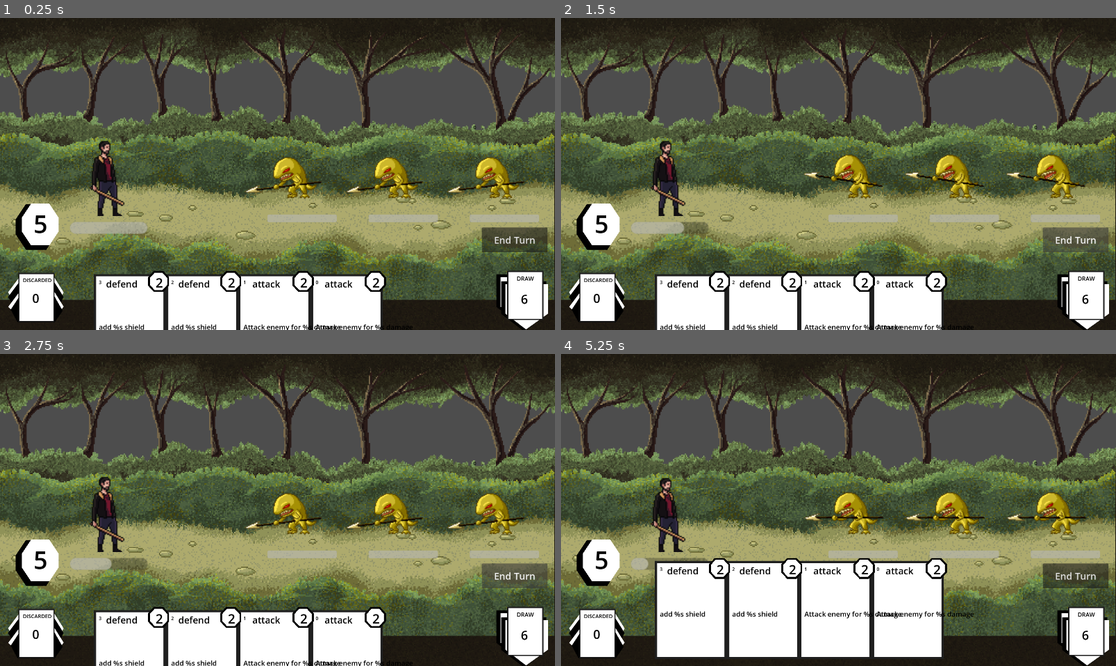
Above: before the commit, frames 1-4 (two rows, left to right).
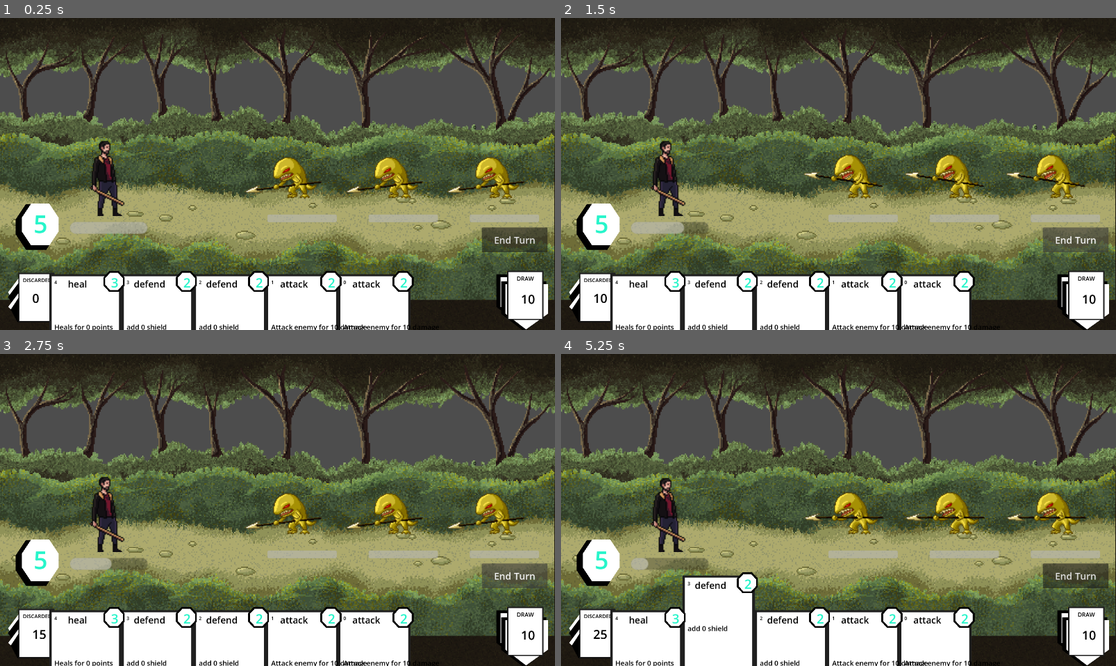
Above: after the commit, the same moments.

Repository: Leosten/card-game
Game: Godot game, scene res://main.tscn
Two runs of this game, one before a commit and one after it. Both use one fixed random seed, a clock stepped at 60 frames per second and the inputs below.
Inputs (mouse positions are in pixels of both pictures, inside the frame that each line leads up to):
- Up to frame 1 (0.25 s): no input
- Up to frame 2 (1.5 s): click "End Turn" at 0.5 s; click "End Turn" at 1.25 s
- Up to frame 3 (2.75 s): click "End Turn" at 2 s
- Up to frame 4 (5.25 s): tap Enter at 2.75 s; move the mouse to (910, 656) at 2.77 s; click (910, 656) at 2.92 s; tap Space at 3.5 s; move the mouse to (838, 656) at 3.52 s; click (838, 656) at 3.67 s; move the mouse to (766, 656) at 4.27 s; click (766, 656) at 4.42 s; move the mouse to (694, 656) at 5.02 s; click (694, 656) at 5.17 s

The runs differ from the first frame. In frame 1, 5.1% of the frame differs, in the area x 6-97%, y 63-100%; in frame 2, 5.1%; in frame 3, 5.1%; in frame 4, 13%, in the area x 5-97%, y 63-100%.

Commit message:
working state, turns, discards, new turn, enemy death, animations todo

Diff:
--- a/Manager/action_manager.gd
+++ b/Manager/action_manager.gd
@@ -5,6 +5,10 @@
 
 func _ready() -> void:
 	pass
+
+func cost_card_mana(battle_state: Dictionary, card_cost) -> Dictionary:
+	battle_state["player_stats"].current_mana -= card_cost
+	return battle_state
 
 func use_card_on_enemy(
 	card : CardData,
@@ -15,6 +19,9 @@
 		print("ERROR : target not allowed")
 		return battle_state
 	print("card used on monster %s" % str(enemy_position))
+
+	battle_state = cost_card_mana(battle_state, card.cost)
+
 	return card.use(battle_state, enemy_position)
 
 func enemy_cycle(battle_state, enemy: MonsterData) -> Dictionary:
@@ -31,15 +38,3 @@
 	player_stats : PlayerStats
 	):
 		pass
-
-func effect_enemy_by_action(action, enemy: MonsterData, value):
-	pass
-
-func damage(enemy, value):
-	if (enemy.shield > 0):
-		pass
-
-func shield_damage():
-	pass
-func heal():
-	pass
--- a/Manager/character_manager.gd
+++ b/Manager/character_manager.gd
@@ -31,5 +31,6 @@
 			player_stats.char_id = char_id
 			player_stats.health = 90
 			player_stats.max_health = 90
-			player_stats.mana = 5
+			player_stats.current_mana = 5
+			player_stats.max_mana = 5
 			return player_stats
--- a/Manager/game_manager.gd
+++ b/Manager/game_manager.gd
@@ -36,7 +36,7 @@
 	battle_state["player_deck"] = card_manager.get_starting_deck(char_id)
 	battle_state["player_stats"] = character_manager._get_starting_stats(char_id)
 
-func get_player_deck() :
+func get_player_deck() -> Array[CardData]:
 	return battle_state['player_deck']
 
 func get_character_scene() :
--- a/Resources/Cards/card_data.gd
+++ b/Resources/Cards/card_data.gd
@@ -4,7 +4,7 @@
 
 @export var id = 0
 @export var character_deck = 0
-@export var card_hand_position = 0
+@export var hand_position = 0
 @export var name := ""
 @export var damage := 0
 @export var damage_modifier := 0
--- a/Resources/Characters/player_stats.gd
+++ b/Resources/Characters/player_stats.gd
@@ -5,7 +5,9 @@
 @export var health : int = 0
 @export var max_health : int = 0
 @export var shield : int = 0
-@export var mana : int = 5
+@export var current_mana : int = 5
+@export var max_mana : int = 5
+@export var draw_value : int = 5
 @export var level_progression: int = 0
 @export var stage_progression: int = 0
 @export var char_id = 0
--- a/Utils/card_utils.gd
+++ b/Utils/card_utils.gd
@@ -3,3 +3,40 @@
 
 enum targets {ALLY = 0, ENEMY = 0, ALL_ENEMIES = 0}
 enum action_type {DAMAGE = 0, SHIELD_DAMAGE = 0, HEAL = 0, SHIELD = 0, STATUS = 0}
+
+static func hover_animation(card: Card) -> void:
+	if card.active_tween:
+		card.active_tween.kill()
+	card.active_tween = card.create_tween().set_trans(Tween.TRANS_LINEAR)
+	card.active_tween.tween_property(
+		card, "position",
+		Vector2(card.base_position.x, card.base_position.y - card.hover_size),
+		0.2
+	).set_ease(Tween.EASE_IN)
+
+static func hover_back_animation(card: Card) -> void:
+	if card.active_tween:
+		card.active_tween.kill()
+	card.active_tween = card.create_tween().set_trans(Tween.TRANS_LINEAR)
+	card.active_tween.tween_property(
+		card, "position",
+		card.base_position,
+		0.2
+	).set_ease(Tween.EASE_OUT)
+
+static func reposition_animation(card: Card, new_position : Vector2) -> void:
+	if card.active_tween:
+		card.active_tween.kill()
+	card.active_tween = card.create_tween().set_trans(Tween.TRANS_LINEAR)
+	card.active_tween.tween_property(
+		card, "position",
+		new_position,
+		0.2
+	).set_ease(Tween.EASE_IN)
+
+static func find_card_by_position(
+	player_hand : Array[CardData],
+	card_position):
+	for card in player_hand:
+		if card.hand_position == card_position:
+			return card
--- /dev/null
+++ b/Utils/character_utils.gd
@@ -0,0 +1,15 @@
+class_name CharacterUtils
+
+extends Node
+
+static func get_current_mana(battle_state) -> int:
+	return battle_state["player_stats"].current_mana
+
+static func reduce_current_mana(battle_state, cost) -> Dictionary:
+	var new_mana = get_current_mana(battle_state) - cost
+	battle_state["player_stats"].current_mana = new_mana
+	return battle_state
+
+static func replenish_mana(battle_state) -> Dictionary:
+	battle_state["player_stats"].current_mana = battle_state["player_stats"].max_mana
+	return battle_state
--- a/View/Cards/card.gd
+++ b/View/Cards/card.gd
@@ -2,64 +2,55 @@
 extends Area2D
 
 signal clicked(card_data: CardData)
-
-@export var cardHandPosition : int
+signal hovered(card_data: CardData)
+signal hovered_out(card_data: CardData)
+@export var hand_position : int
 @export var card_data : CardData
 
-var hover_size : int = 170
-var hovered : bool = false
-var anim = false
+var hover_size : int = 120
+var hovering : bool = false
 var selected : bool = false
+var base_position: Vector2
+var active_tween: Tween
 
 func _ready() -> void:
 	pass
 
-func init_card(cardHandPos, card_d) -> void:
-	$CardVisual/CardPosLabel.text = cardHandPos
+func init_card(hand_position, card_d : CardData, hud_position : Vector2) -> void:
+	position = hud_position
+	base_position = position
+	z_index = hand_position + 1
+	update(card_d)
+	#card_data = card_d
+
+func update(card_d : CardData):
+	hand_position = card_d.hand_position
+	$CardVisual/CardPosLabel.text = str(hand_position)
 	$CardVisual/CardName.text = card_d.name
-	$CardVisual/CardDescription.text = card_d.description
+	$CardVisual/CardDescription.text = card_d.description % card_d.damage
 	$CardVisual/CostLabel.text = str(card_d.cost)
 	card_data = card_d
+
+func update_cost_label(current_mana):
+	var color = Color(0.0, 0.0, 0.0, 1.0)
+	if current_mana > card_data.cost :
+		color = Color(0.149, 0.959, 0.792, 1.0)
+	$CardVisual/CostLabel.label_settings.font_color = color
 
 func _process(delta: float) -> void:
 	pass
 
 func _on_mouse_entered() -> void:
-	if (hovered == true):
-		return
-	anim = true
-	hovering()
-	var tween = get_tree().create_tween().bind_node(self).set_trans(Tween.TRANS_LINEAR)
-	tween.tween_property(self, "position", Vector2(self.position.x, self.position.y - hover_size), 0.2).set_ease(Tween.EASE_IN)
-	tween.tween_callback(Callable(self, "anim_complete"))
-	tween.tween_callback(Callable(self, "hovering"))
+	hovered.emit(self)
 
 func _on_mouse_exited() -> void:
-	if (anim == true || hovered == false || selected == true) :
-		return
-	anim = true
-
-	var tween = get_tree().create_tween().bind_node(self).set_trans(Tween.TRANS_ELASTIC)
-	tween.tween_property(
-		self, "position",
-		Vector2(self.position.x, self.position.y + hover_size), 0.5)
-	tween.tween_callback(Callable(self, "anim_complete"))
-	tween.tween_callback(Callable(self, "hovering_off"))
+	hovered_out.emit(self)
 
 func animation_left() -> void:
 	$AnimationPlayer.play("card_stack_left")
-
-func hovering():
-	hovered = true
-
-func hovering_off():
-	hovered = false
-
-func anim_complete():
-	anim = false
 
 func _on_input_event(viewport: Node, event: InputEvent, shape_idx: int) -> void:
 	if event is InputEventMouseButton \
 		and event.button_index == MOUSE_BUTTON_LEFT \
 		and event.pressed:
-		clicked.emit(card_data)
+		clicked.emit(hand_position)
--- a/View/Cards/card_hud.gd
+++ b/View/Cards/card_hud.gd
@@ -2,26 +2,32 @@
 
 signal card_clicked(card_data: CardData)
 
-@export var default_nb_of_cards := 4
 @export var bottom_margin := 0
 @export var left_margin = 250
 @export var margin_between_cards = 20
 @export var card_size = 250
 @export var max_nb_of_cards = 8
 
-var player_hand: Array[Card] = []
+var displayed_hand: Array[Card] = []
 var card_hand_position: Array[Area2D] = []
 var cards_stacked : bool = false
 var player_deck : Array[CardData] = []
+var hovered_card: Card = null
+
+var draw_value
+var draw_pile : Array[CardData] = []
+var discard_pile : Array[CardData] = []
+var player_hand : Array[CardData] = []
 
 func _ready() -> void:
+	draw_value = GameManager.battle_state["player_stats"].draw_value
 	init_player_deck()
 	init_card_position()
-	_spawn_starting_hand()
-	calculate_piles()
+	draw_cards(draw_value)
+	display_hand()
+	update_piles_count()
 
 func _process(_delta: float) -> void:
-	#check_cards_fit()
 	pass
 
 func init_card_position() -> void:
@@ -30,59 +36,116 @@
 	for card_pos_index in range(max_nb_of_cards):
 		var card_area = Area2D.new()
 		var card_position := Vector2(
-			(viewport_size.x - left_margin - (card_pos_index * card_size) + margin_between_cards) - (viewport_size.x / default_nb_of_cards) ,
+			(viewport_size.x - left_margin - (card_pos_index * card_size) + margin_between_cards) - (viewport_size.x / draw_value),
 			viewport_size.y - bottom_margin
 		)
 		card_area.position = card_position
 		card_hand_position.append(card_area)
 		print("card positions init")
-		#print(card_hand_position)
 
-func _spawn_starting_hand() -> void:
-	if default_nb_of_cards <= 0:
+func draw_cards(draw_value) -> void:
+	if draw_value <= 0:
 		return
 
 	for existing_card in player_hand:
 		existing_card.queue_free()
 	player_hand.clear()
 
-	for index in default_nb_of_cards:
-		var card = GameManager.card_manager.get_card_scene()
-		card.position = card_hand_position[index].position
-		card.z_index = index + 1
-		player_deck[index].card_hand_position = index
-		card.init_card(str(index), player_deck[index])
+	for index in draw_value:
+		var card_data = player_deck[index]
+		card_data.hand_position = index
+		player_hand.append(card_data)
+	print("hand cards ready")
+
+func display_hand() :
+	for existing_card in displayed_hand:
+		existing_card.queue_free()
+	displayed_hand.clear()
+
+	for card_data in player_hand:
+		var card : Card = GameManager.card_manager.get_card_scene()
+		card.init_card(card_data.hand_position, card_data, card_hand_position[card_data.hand_position].position)
+		card.hovered.connect(_on_card_hovered)
+		card.hovered_out.connect(_on_card_hovered_out)
 		card.clicked.connect(_on_card_clicked)
 		add_child(card)
-		player_deck[index].drawable = false
+		displayed_hand.append(card)
+	print("hand cards spawned")
 
-		player_hand.append(card)
+func discard_card(card_data: CardData):
+	player_hand.remove_at(card_data.hand_position)
+	displayed_hand[card_data.hand_position].queue_free()
+	displayed_hand.remove_at(card_data.hand_position)
+	var index = 0
+	for card_d in player_hand:
+		card_d.hand_position = index
+		index +=1
 
-func check_cards_fit() -> void:
-	if cards_stacked == true || player_hand.is_empty() :
-		return
-	var viewport_size := get_viewport_rect().size
+	var index_2 = 0
+	for displayed_card in displayed_hand:
+		displayed_card.hand_position = index_2
+		index_2 +=1
 
-	if player_hand[0] != null && player_hand[0].position.x <= viewport_size.x:
-		for card in player_hand:
-			card.animation_left()
-			cards_stacked = true
+	reposition_cards()
+	card_data.hand_position = 0
+	discard_pile.append(card_data)
+
+
+func discard_all():
+	for card in player_hand:
+		card.hand_position = 0
+		discard_pile.append(card)
+	player_hand.clear()
+
+	for card_scene in displayed_hand:
+		card_scene.queue_free()
+	displayed_hand.clear()
 
 func init_player_deck():
 	player_deck = GameManager.get_player_deck()
 	player_deck.shuffle()
+	draw_pile = player_deck
 
-func calculate_piles():
-	var discard_count = 0
-	var draw_count = 0
-	for card in GameManager.get_player_deck():
-		if card.drawable == true:
-			draw_count += 1
-		if card.discarded == true:
-			discard_count += 1
-	$DrawPile/DrawCount.text = str(draw_count)
-	$DiscardPile/DiscardCount.text = str(discard_count)
+func update_piles_count():
+	$DrawPile/DrawCount.text = str(draw_pile.size())
+	$DiscardPile/DiscardCount.text = str(discard_pile.size())
 
-func _on_card_clicked(card_data: CardData) -> void:
-	print("Clicked: ", card_data.name)
+func reposition_cards():
+	for card in displayed_hand:
+		var new_position = card_hand_position[card.hand_position].position
+		card.z_index = card.hand_position + 1
+		CardUtils.reposition_animation(card, new_position)
+		card.base_position = new_position
+
+func update_displayed_hand(battle_state : Dictionary):
+	for card : Card in displayed_hand:
+		card.update_cost_label(CharacterUtils.get_current_mana(battle_state))
+
+func new_turn():
+	draw_cards(draw_value)
+	display_hand()
+	update_piles_count()
+
+func _on_card_clicked(card_hand_position: int) -> void:
+	print("Clicked: ", card_hand_position)
+	var card_data = CardUtils.find_card_by_position(player_hand, card_hand_position)
 	card_clicked.emit(card_data)
+
+func _on_card_hovered(card: Card) -> void:
+	if hovered_card == card:
+		return
+	# push previous card back down
+	if hovered_card != null:
+		CardUtils.hover_back_animation(hovered_card)
+		hovered_card.hovering = false
+
+	hovered_card = card
+	CardUtils.hover_animation(card)
+	card.hovering = true
+
+func _on_card_hovered_out(card: Card) -> void:
+	if hovered_card != card:
+		return
+	CardUtils.hover_back_animation(card)
+	card.hovering = false
+	hovered_card = null
--- a/battle.gd
+++ b/battle.gd
@@ -22,10 +22,6 @@
 
 var card_clicked: CardData = null
 
-func _on_card_clicked(card_data: CardData) -> void:
-	card_clicked = card_data
-	print("Battle received: ", card_data.name)
-
 func _ready() -> void:
 	card_hand_hud.card_clicked.connect(_on_card_clicked)
 	#todo: globals
@@ -43,7 +39,7 @@
 	load_stage_monsters()
 	get_level_monsters()
 	spawn_level_monsters()
-
+	card_hand_hud.update_displayed_hand(battle_state)
 func _process(delta: float) -> void:
 	pass
 
@@ -77,14 +73,28 @@
 func load_stage_monsters():
 	stage_monsters = stage_manager.get_stage_monsters(current_level)
 
+func _on_card_clicked(card_data: CardData) -> void:
+	if (enemy_turn == true):
+		return
+	if card_data.cost > CharacterUtils.get_current_mana(battle_state):
+		print("not enough mana")
+		return
+	card_clicked = card_data
+
 func on_monster_clicked(monster_data : MonsterData):
 	if (card_clicked != null):
 		if (card_clicked.allowed_targets.has(CardUtils.targets.ALL_ENEMIES == 1)):
 			action_manager.use_card_on_all_enemies()
+		battle_state = action_manager.use_card_on_enemy(card_clicked, battle_state, monster_data.battle_position)
+		card_hand_hud.discard_card(card_clicked)
+		card_clicked = null
 
-		battle_state = action_manager.use_card_on_enemy(card_clicked, battle_state, monster_data.battle_position)
-		update_battle_state(battle_state)
-		update_displayed_monsters()
+		refresh_screen()
+
+func refresh_screen():
+	update_displayed_monsters()
+	update_player_mana()
+	card_hand_hud.update_displayed_hand(battle_state)
 
 func on_monster_hovered(monster_data : MonsterData):
 	pass
@@ -95,14 +105,16 @@
 func on_monster_dead(monster : MonsterData):
 	print("monster %s dead!" % monster.battle_position)
 	monsters_displayed = MonsterUtils.remove_monster_dead_display(monsters_displayed, monster)
-	update_battle_state(battle_state)
-
-func update_battle_state(battle_st):
-	GameManager.update_battle_state(battle_st)
-	battle_state = battle_st
 
 func update_player_mana():
-	$ManaWindow/ManaLabel.text = str(battle_state["player_stats"].mana)
+	print(battle_state["player_stats"].current_mana)
+	var color
+	if (CharacterUtils.get_current_mana(battle_state) > 0):
+		color = Color(0.149, 0.959, 0.792, 1.0)
+	else:
+		color = Color(0.0, 0.0, 0.0, 1.0)
+	$ManaWindow/ManaLabel.label_settings.font_color = color
+	$ManaWindow/ManaLabel.text = str(battle_state["player_stats"].current_mana)
 
 func launch_enemy_turn():
 	for enemy in battle_state["level_monsters"]:
@@ -114,4 +126,8 @@
 	#card_hand_hud.set_mouse_filter(Control.MOUSE_FILTER_IGNORE)
 	enemy_turn = true
 	launch_enemy_turn()
-	pass # Replace with function body.
+	card_hand_hud.discard_all()
+	battle_state = CharacterUtils.replenish_mana(battle_state)
+	card_hand_hud.new_turn()
+	update_player_mana()
+	enemy_turn = false
Not shown, added: Utils/character_utils.gd.uid
Not shown, added: main.tscn6834442473.tmp
Not shown, added: main.tscn6840159935.tmp
